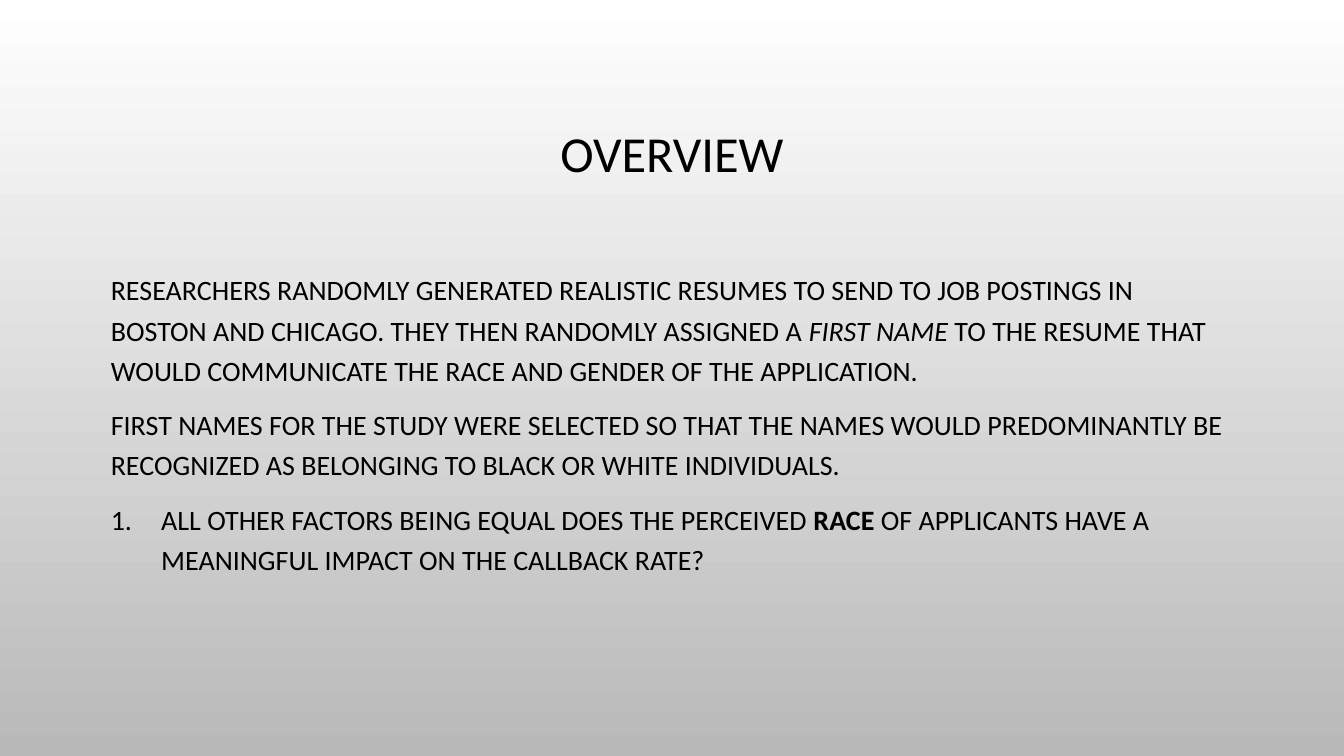
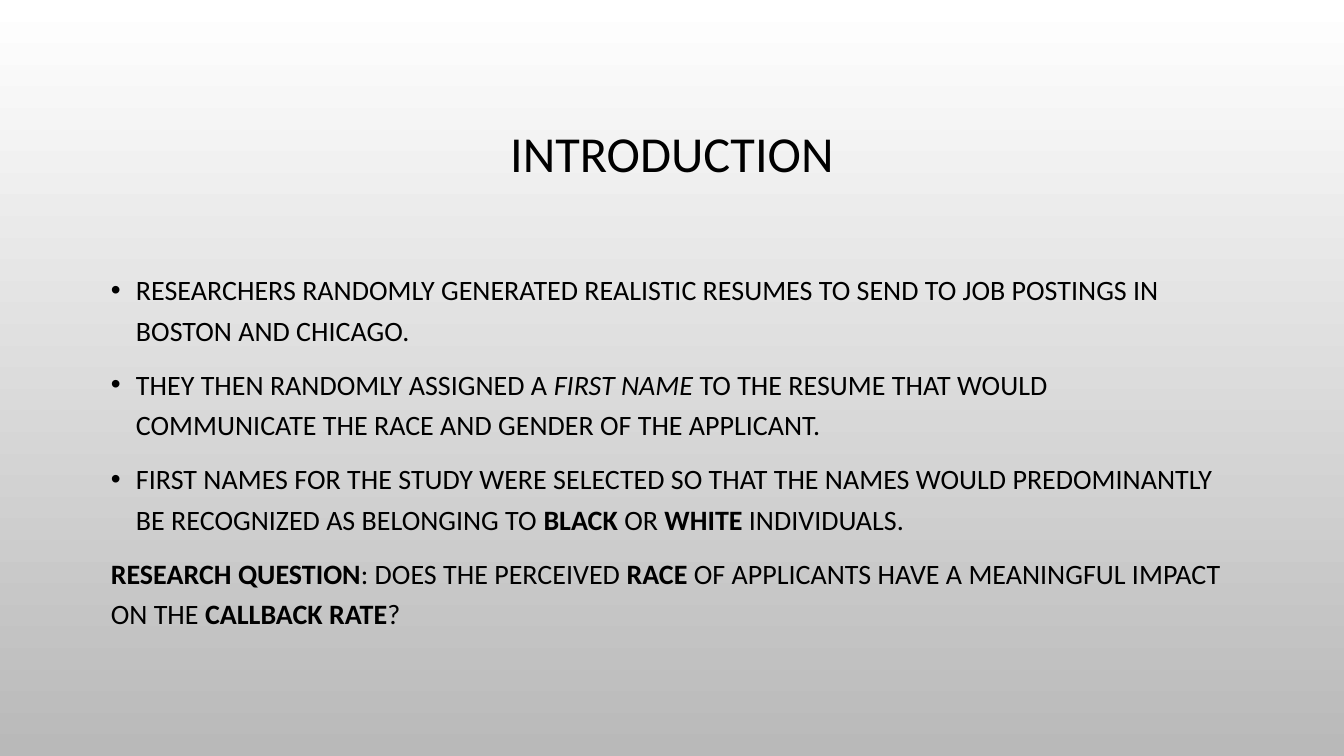
Before and after one commit to himalayahall/CUNY-DATA606, a slide deck: slide 2 of Project/Hakim-Project.pptx. Drawn at 1344x756 pixels with LibreOffice and Linux fonts; fonts in the diff are those of the drawing; background and template pictures are left out. Boxes give left, top, right and bottom in pixels: in the first picture for what was removed or moved away, otherwise in the second. Text is boxed around its words. In the diff, an @@ line names an element or a change of style, - is before the commit and + after.

```diff
--- a/Project/Hakim-Project.pptx
+++ b/Project/Hakim-Project.pptx
@@ title at (510,139,833,173): text changed @@
-OVERVIEW
+INTRODUCTION
@@ text at (136,282,1158,435): text changed @@
-RESEARCHERS RANDOMLY GENERATED REALISTIC RESUMES TO SEND TO JOB POSTINGS IN BOSTON AND CHICAGO. THEY THEN RANDOMLY ASSIGNED A FIRST NAME TO THE RESUME THAT WOULD COMMUNICATE THE RACE AND GENDER OF THE APPLICATION.
+• RESEARCHERS RANDOMLY GENERATED REALISTIC RESUMES TO SEND TO JOB POSTINGS IN BOSTON AND CHICAGO.
+• THEY THEN RANDOMLY ASSIGNED A FIRST NAME TO THE RESUME THAT WOULD COMMUNICATE THE RACE AND GENDER OF THE APPLICANT.
@@ text at (136,471,1212,530): bold on in "BLACK WHITE"; bullet none to • @@
@@ text at (111,565,1220,624): text changed @@
-1. ALL OTHER FACTORS BEING EQUAL DOES THE PERCEIVED RACE OF APPLICANTS HAVE A MEANINGFUL IMPACT ON THE CALLBACK RATE?
+RESEARCH QUESTION: DOES THE PERCEIVED RACE OF APPLICANTS HAVE A MEANINGFUL IMPACT ON THE CALLBACK RATE?
```
Also in this commit, not shown: 6 other slides changed, 6 slides added, 3 slides removed, 1 other file.
